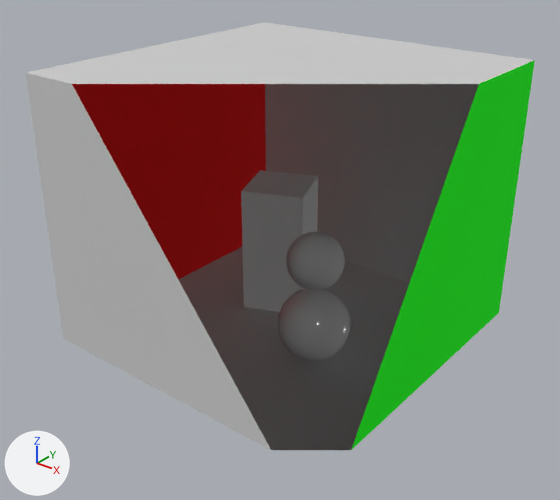
Renders of the glTF model examples/models/gltf/LightmappedCornellBox/LightmappedCornellBox.glb from each side of a commit.
Before and after are seen from a 50 mm lens placed at (7.96, -10.17, 7.87), pointed at (0.11, -0.36, 1.79). Arrows for +X, +Y and +Z are at lower left; the lights stay in place. The picture after the commit comes second. Everything nearer to the camera than a plane just in front of the edit is cut away. Where no turn or scale is listed for an object, it has been applied to the vertices.
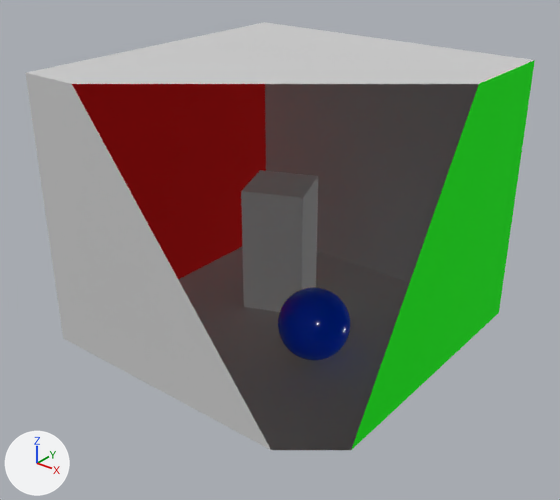
Diff of the bpy script that builds the scene:
```diff
--- a/examples/models/gltf/LightmappedCornellBox/LightmappedCornellBox.glb.py
+++ b/examples/models/gltf/LightmappedCornellBox/LightmappedCornellBox.glb.py
@@ mat_material_4 @@
 mat_material_4 = principled_material('Material_4')
-mat_material_4.base_color = (0.855, 0.855, 0.855)  # white #eeeeee
+mat_material_4.base_color = (0.0, 0.0578, 1.0)  # blue #0044ff
 mat_material_4.roughness = 0.15
@@ ob_mesh_8 @@
-ob_mesh_8 = bpy.data.objects.new('Mesh_8', me_mesh_8)
-ob_mesh_8.location = (1.0, -0.5, 1.9)
```

Location of each change, (x1, y1, x2, y2) in pixels of the pictures (560 x 500 px):
'Mesh_7', recoloured (white to blue)
    both: (278, 289, 351, 361)
'Mesh_8', deleted
    before: (286, 232, 345, 290)
